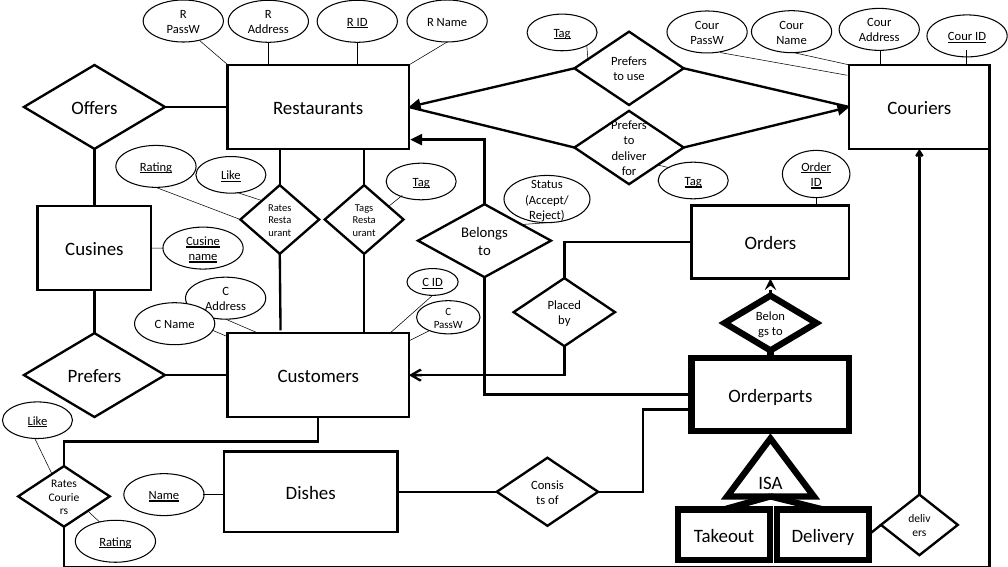
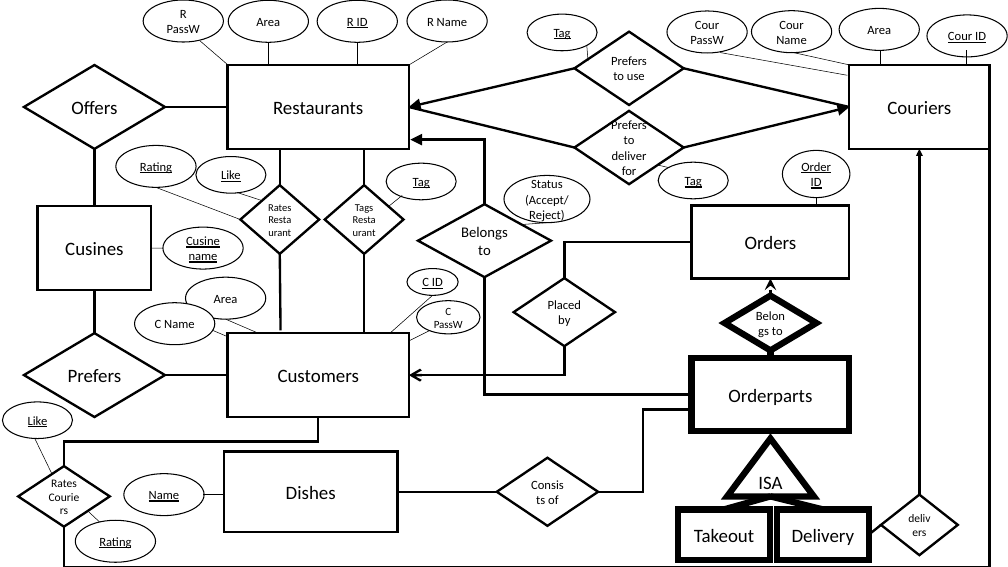
Before and after one commit to jakob22r/DISProject, a slide deck: slide 1 of assignment1/task1/ER-assignment1.pptx. Drawn at 1008x567 pixels with LibreOffice and Linux fonts; fonts in the diff are those of the drawing. Boxes give left, top, right and bottom in pixels: in the first picture for what was removed or moved away, otherwise in the second. Text is boxed around its words. In the diff, an @@ line names an element or a change of style, - is before the commit and + after.

```diff
--- a/assignment1/task1/ER-assignment1.pptx
+++ b/assignment1/task1/ER-assignment1.pptx
@@ text in ellipse at (x1=256, y1=18, x2=280, y2=26): text changed @@
-R Address
+Area
@@ text in ellipse at (x1=867, y1=26, x2=891, y2=34): text changed @@
-Cour Address
+Area
@@ text in ellipse at (x1=214, y1=295, x2=238, y2=303): text changed @@
-C Address
+Area
```
Also in this commit, not shown: 1 other file.
